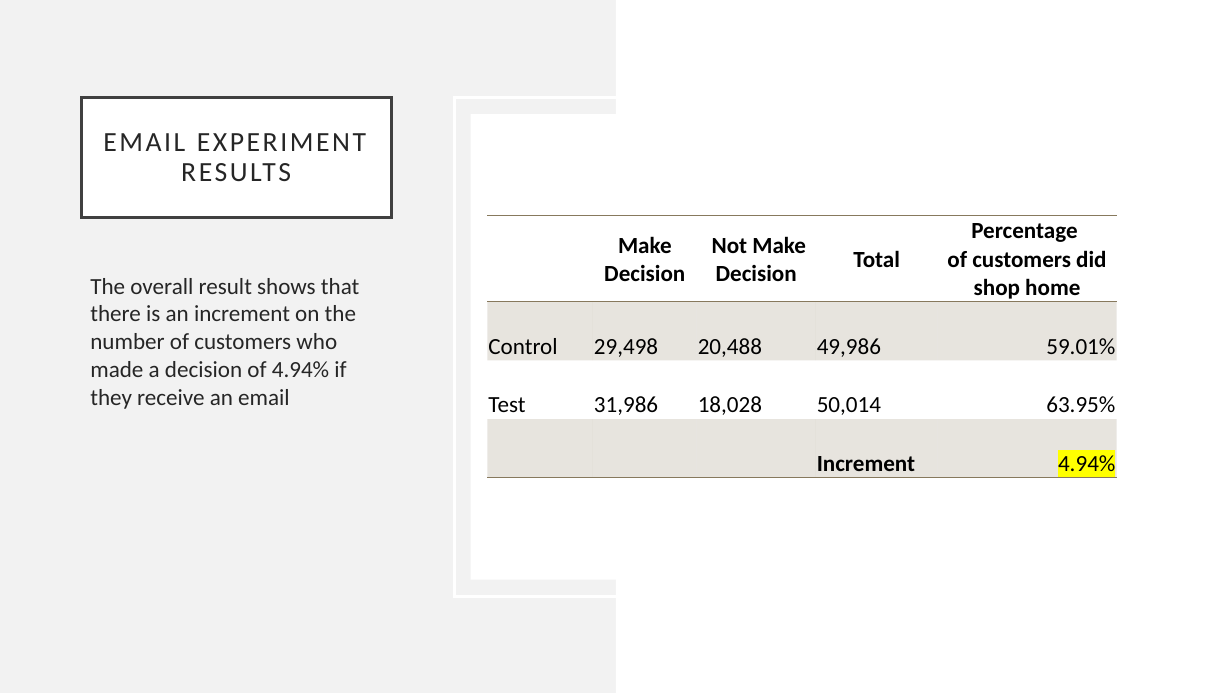
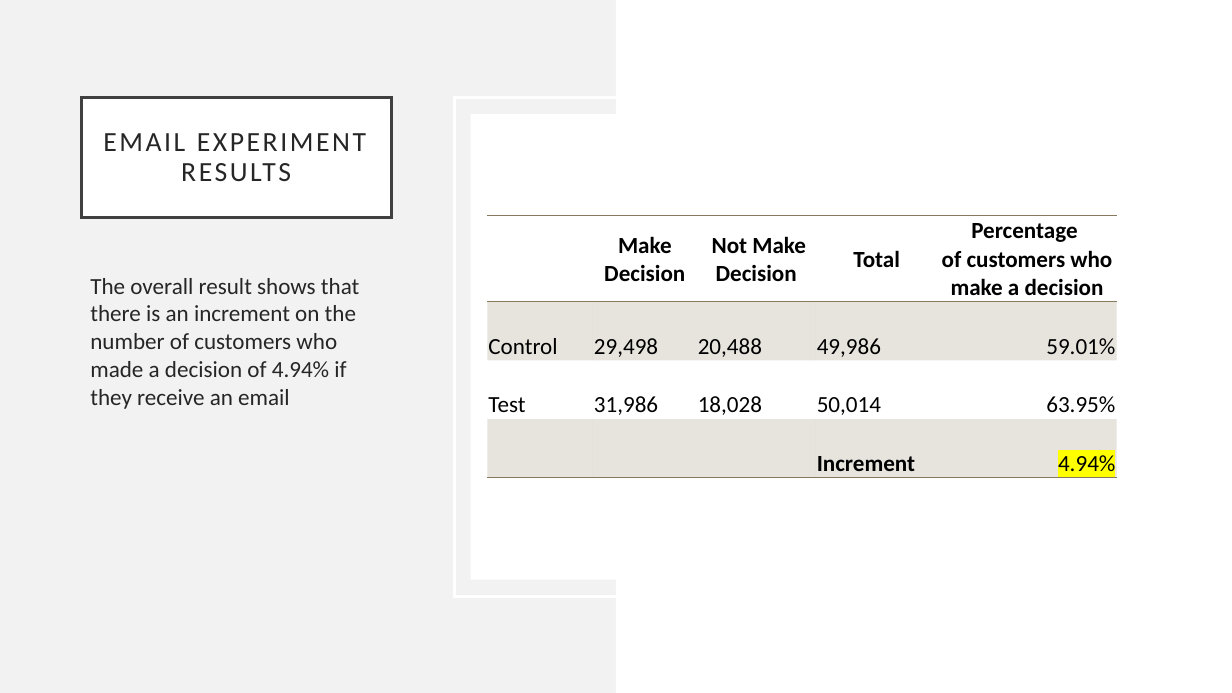
Before and after one commit to mwpnava/Data-Science-Projects, a slide deck: slide 7 of email_campaign/Presentation.pptx. Drawn at 1232x693 pixels with LibreOffice and Linux fonts; fonts in the diff are those of the drawing. Boxes give left, top, right and bottom in pixels: in the first picture for what was removed or moved away, otherwise in the second. Text is boxed around its words. In the diff, an @@ line names an element or a change of style, - is before the commit and + after.

Commit message:
A/B Test Analysis - email Campaign

```diff
--- a/email_campaign/Presentation.pptx
+++ b/email_campaign/Presentation.pptx
@@ table at (x1=487, y1=216, x2=1116, y2=505) @@
-row 1, column 5: Percentage / of customers did shop home
+row 1, column 5: Percentage / of customers who make a decision
```
Also in this commit, not shown: 4 other slides changed.
